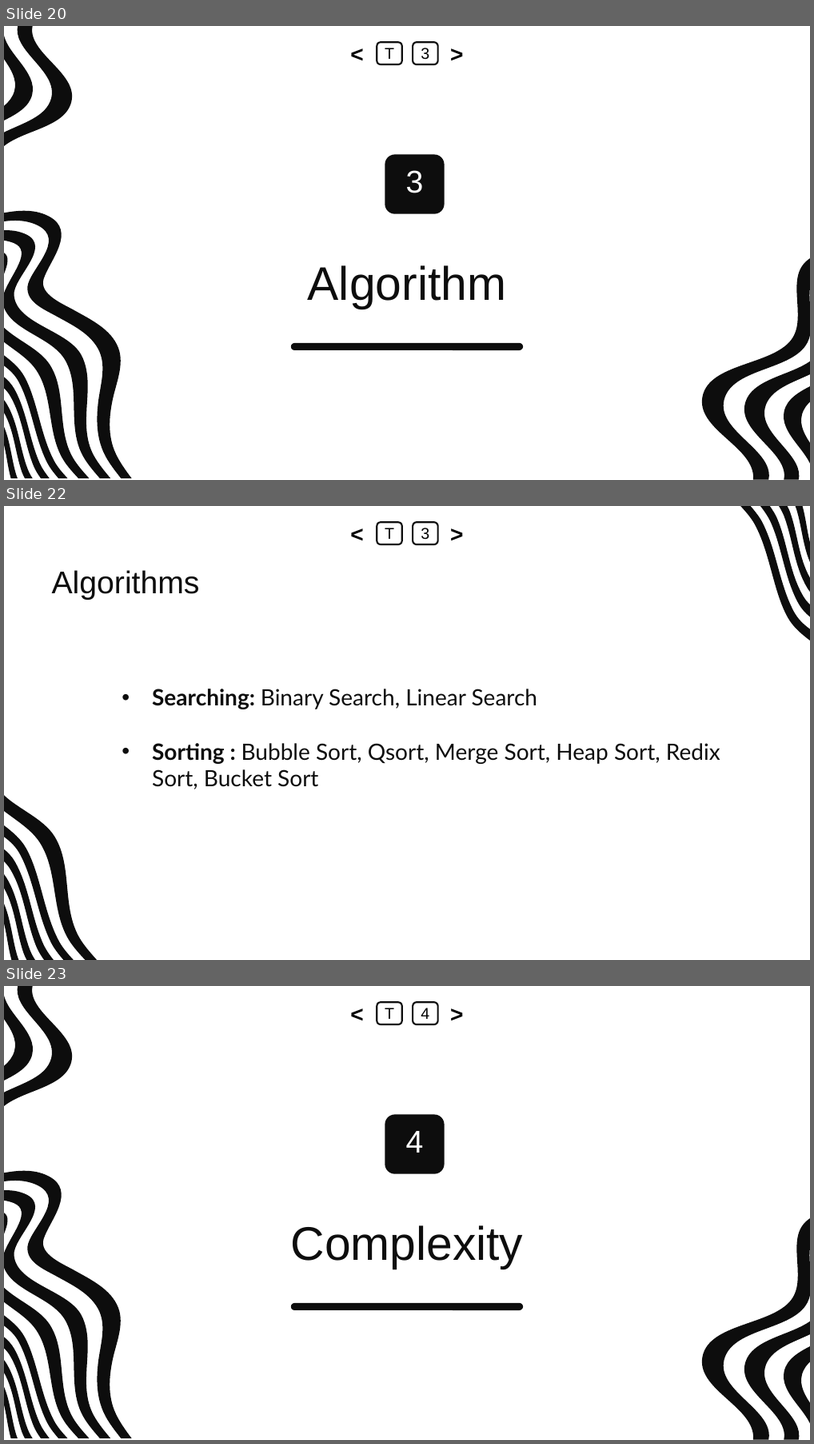
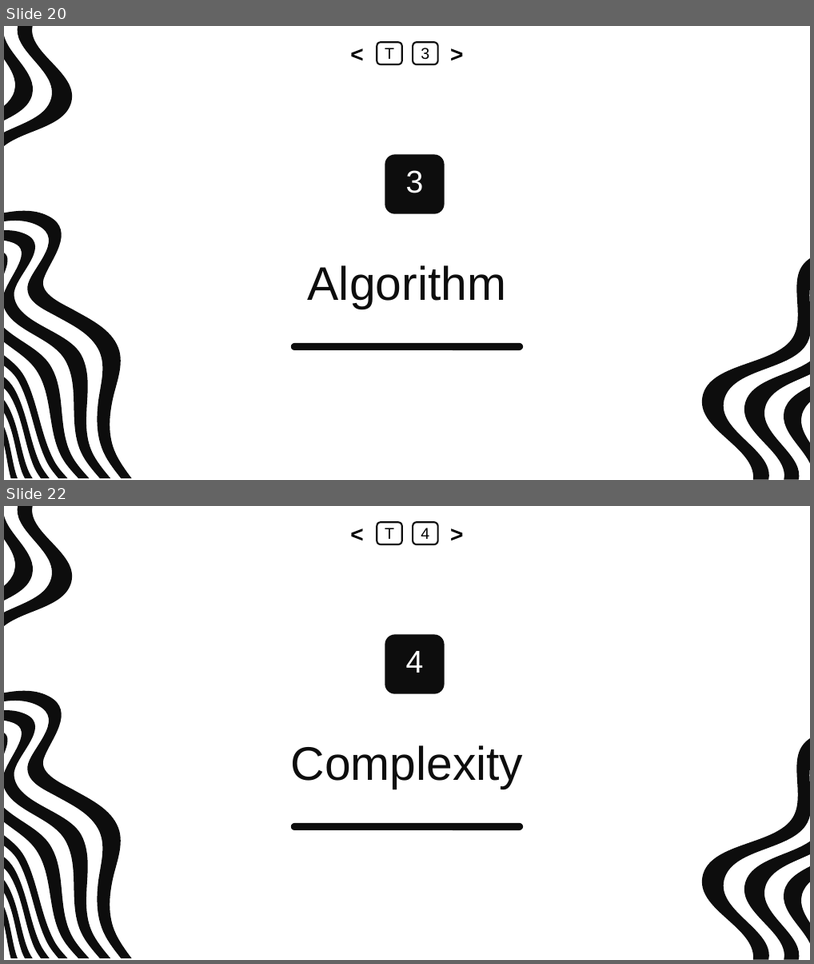
Before and after one commit to abrarhasan3/Data-Structure-Course-Content, a slide deck: Lecture 2/2. Data Stucture Main Concept.pptx. Shown one above the other, each under a label of ours: slides 20, 22 and 23 before the commit, slides 20 and 22 after it; the slides between them are not shown. The pictures are 814x1444 and 814x964 pixels, drawn with LibreOffice and Linux fonts; fonts in the diff are those of the drawing. Boxes give left, top, right and bottom in pixels: in the first picture for what was removed or moved away, otherwise in the second. Text is boxed around its words. In the diff, an @@ line names an element or a change of style, - is before the commit and + after.

```diff
--- a/Lecture 2/2. Data Stucture Main Concept.pptx
+++ b/Lecture 2/2. Data Stucture Main Concept.pptx
@@ slide 22 removed at box(4, 506, 810, 960), background #FFFFFF @@
@@ text removed at box(345, 522, 370, 544) @@
-<
@@ rounded rectangle removed at box(378, 522, 402, 544) @@
-T
@@ rounded rectangle removed at box(413, 522, 438, 544) @@
-3
@@ text removed at box(444, 522, 470, 544) @@
->
@@ group removed at box(4, 506, 810, 960): 9 freeform shapes @@
@@ title removed at box(52, 570, 200, 600) @@
-Algorithms
@@ text removed at box(152, 688, 721, 789) @@
-• Searching: Binary Search, Linear Search
-• Sorting : Bubble Sort, Qsort, Merge Sort, Heap Sort, Redix Sort, Bucket Sort
@@ what was slide 23 is now slide 22 @@
```
Also in this commit, not shown: 2 slides changed, 16 other files.
